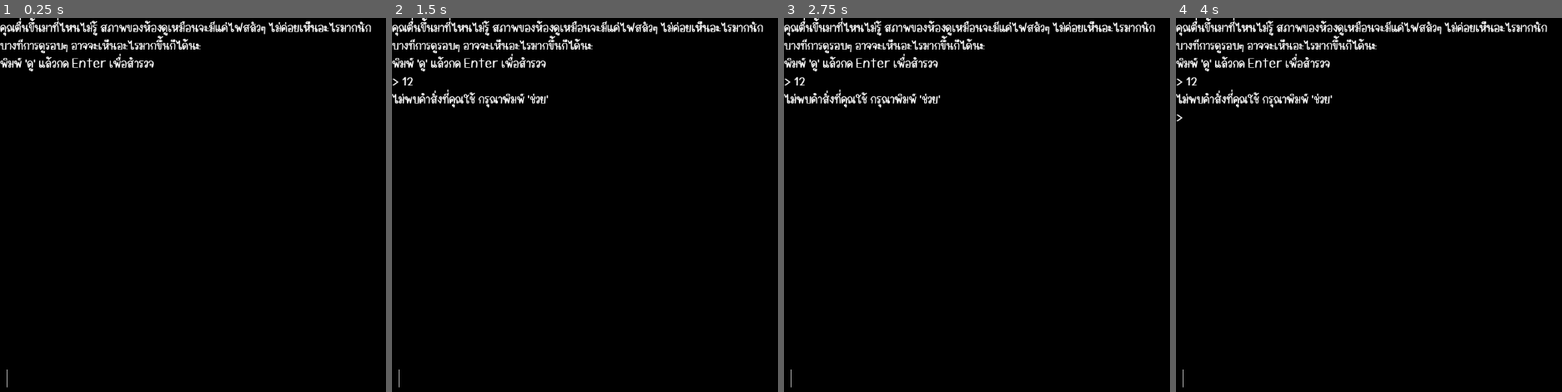
Above: before the commit, frames 1-4 (left to right).
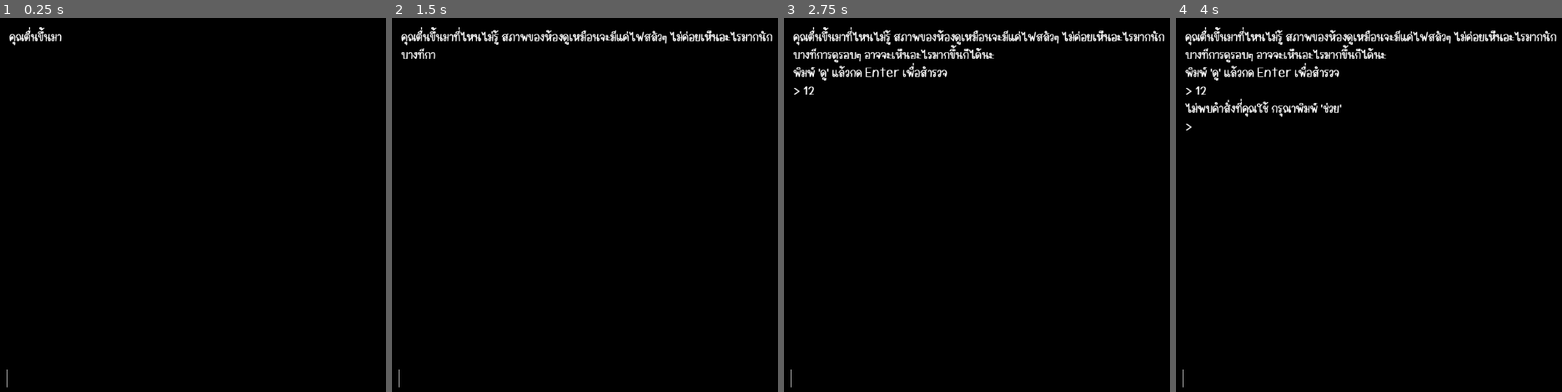
Above: after the commit, the same moments.

Repository: AcekeyHusky/project-odon
Game: Godot game, scene res://scenes/game.tscn
Same seed, same stepped clock (60 frames per second), same inputs: the game is played once before the commit and once after it.
Inputs (mouse positions are in pixels of both pictures, inside the frame that each line leads up to):
- Up to frame 1 (0.25 s): no input
- Up to frame 2 (1.5 s): click (723, 380) at 0.52 s; type "12" at 0.6 s; tap Enter (enter) at 1.25, 1.35 s
- Up to frame 3 (2.75 s): tap Enter (enter) at 2.1 s
- Up to frame 4 (4 s): tap Space at 2.75 s; tap Enter (enter) at 2.85, 3.6 s

The runs differ from the first frame. In frame 1, 3.0% of the frame differs, in the area x 0-97%, y 0-15%; in frame 2, 5.0%; in frame 3, 6.1%; in frame 4, 6.8%, in the area x 0-99%, y 0-31%.

Commit message:
Add Music Node, Update Help

Diff:
--- a/scenes/game.tscn
+++ b/scenes/game.tscn
@@ -9,6 +9,8 @@
 [ext_resource type="Script" path="res://scripts/World.gd" id="8_bucla"]
 [ext_resource type="Script" path="res://scripts/Node2D.gd" id="8_pbxnv"]
 [ext_resource type="Script" path="res://scripts/encounters/Encounters.gd" id="8_ybp4v"]
+[ext_resource type="Script" path="res://scripts/Music.gd" id="10_ea2c1"]
+[ext_resource type="AudioStream" uid="uid://dkyd8fnsnmkla" path="res://assets/audio/se/beep.wav" id="11_beu3v"]
 
 [sub_resource type="GDScript" id="GDScript_j0p1s"]
 script/source = "extends Control
@@ -20,6 +22,7 @@
 @onready var settings = $Settings
 @onready var commands = $Commands
 @onready var commandHistory = $CommandHistory
+@onready var music = $Music
 
 var turn:int = 0
 var cur_place
@@ -45,11 +48,14 @@
 
 func printf(text):
 	if logs.get_parsed_text() != \"\":
-		logs.add_text(\"\\n\"+text)
+		#ใช้ append_text แทน add_text เพื่อให้สามารถใช้ bbcode ได้
+		logs.append_text(\"\\n\"+text)
 	else:
-		logs.add_text(text)
+		#ใช้ append_text แทน add_text เพื่อให้สามารถใช้ bbcode ได้
+		logs.append_text(text)
 	await get_tree().create_timer(0.1).timeout
 	_scroll_bottom()
+
 
 func can_pass():
 	# if no_enemy_block
@@ -75,6 +81,7 @@
 		current_room.connect(\"printf\",printf)
 		current_room.exec(\"start\")
 
+
 func _scroll_bottom():
 	$ScrollContainer.scroll_vertical = $ScrollContainer.get_v_scroll_bar().max_value
 	pass
@@ -92,6 +99,11 @@
 	if Input.is_action_just_pressed(\"ui_right\") and commandHistory.text.length() > 0:
 		input.text=\"\"
 		input.insert_text_at_caret(commandHistory.text)
+
+	# อนิเมท ข้อความขึ้นาทีละตัว
+	if(logs.get_total_character_count() > logs.visible_characters):
+		logs.visible_characters += 1
+		music.play_se_typing()
 
 
 func go_to_room(dir:String):
@@ -155,7 +167,10 @@
 anchors_preset = 15
 anchor_right = 1.0
 anchor_bottom = 1.0
-offset_bottom = -123.0
+offset_left = 16.0
+offset_top = 16.0
+offset_right = -16.0
+offset_bottom = -72.0
 grow_horizontal = 2
 grow_vertical = 2
 
@@ -175,6 +190,7 @@
 fit_content = true
 scroll_following = true
 threaded = true
+visible_characters_behavior = 1
 
 [node name="Input" type="TextEdit" parent="."]
 layout_mode = 1
@@ -221,4 +237,10 @@
 [node name="Encounters" type="Node" parent="."]
 script = ExtResource("8_ybp4v")
 
+[node name="Music" type="Node" parent="."]
+script = ExtResource("10_ea2c1")
+
+[node name="beep" type="AudioStreamPlayer" parent="Music"]
+stream = ExtResource("11_beu3v")
+
 [connection signal="text_changed" from="Input" to="." method="_on_input_text_changed"]
--- /dev/null
+++ b/scripts/Music.gd
@@ -0,0 +1,17 @@
+extends Node
+
+var is_se_playing = false
+
+# Called when the node enters the scene tree for the first time.
+func _ready():
+	for _child in self.get_children().filter(func(item): return item is AudioStreamPlayer):
+		_child.finished.connect(_on_se_finished)
+
+func _on_se_finished():
+	is_se_playing = false
+
+func play_se_typing():
+	if (is_se_playing):
+		return
+	$beep.play()
+	is_se_playing = true
--- a/scripts/commands/CmdHelp.gd
+++ b/scripts/commands/CmdHelp.gd
@@ -67,4 +67,5 @@
 			_display_cmd = ", ".join( PackedStringArray(_cmd.cmd) )
 		else:
 			_display_cmd = _cmd.cmd
-		game.printf( "- %s ( %s )" % [ _display_cmd, _cmd.desc ] )
+		#game.printf( "- %s ( %s )" % [ _display_cmd, _cmd.desc ] )
+		game.printf( "- [hint=%s]%s[/hint]" % [ _cmd.desc, _display_cmd ])
Not shown, added: assets/audio/se/beep.wav.import
Not shown: 1 places in scenes/game.tscn that only renumber resources
Not shown, added: assets/audio/se/beep.wav
